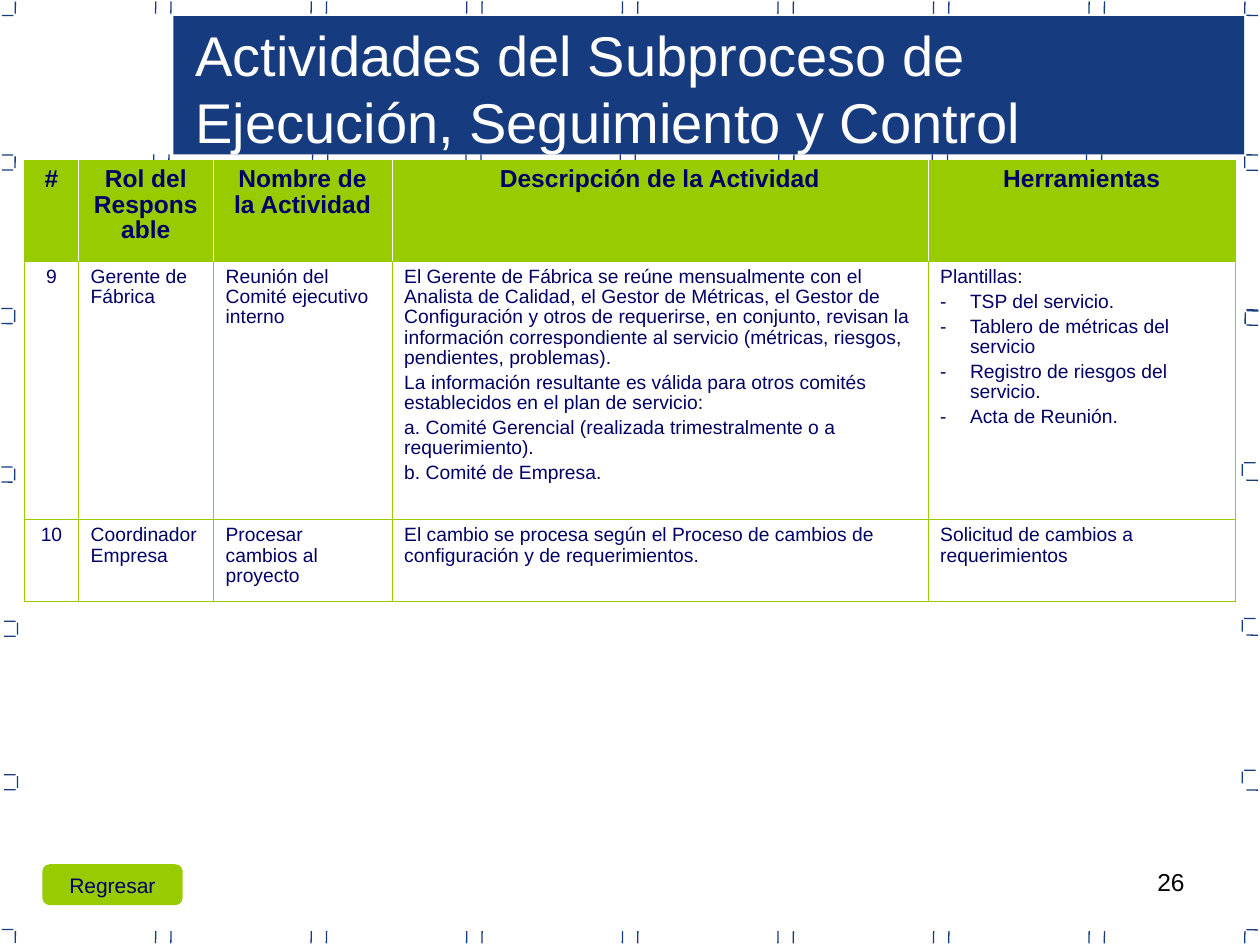
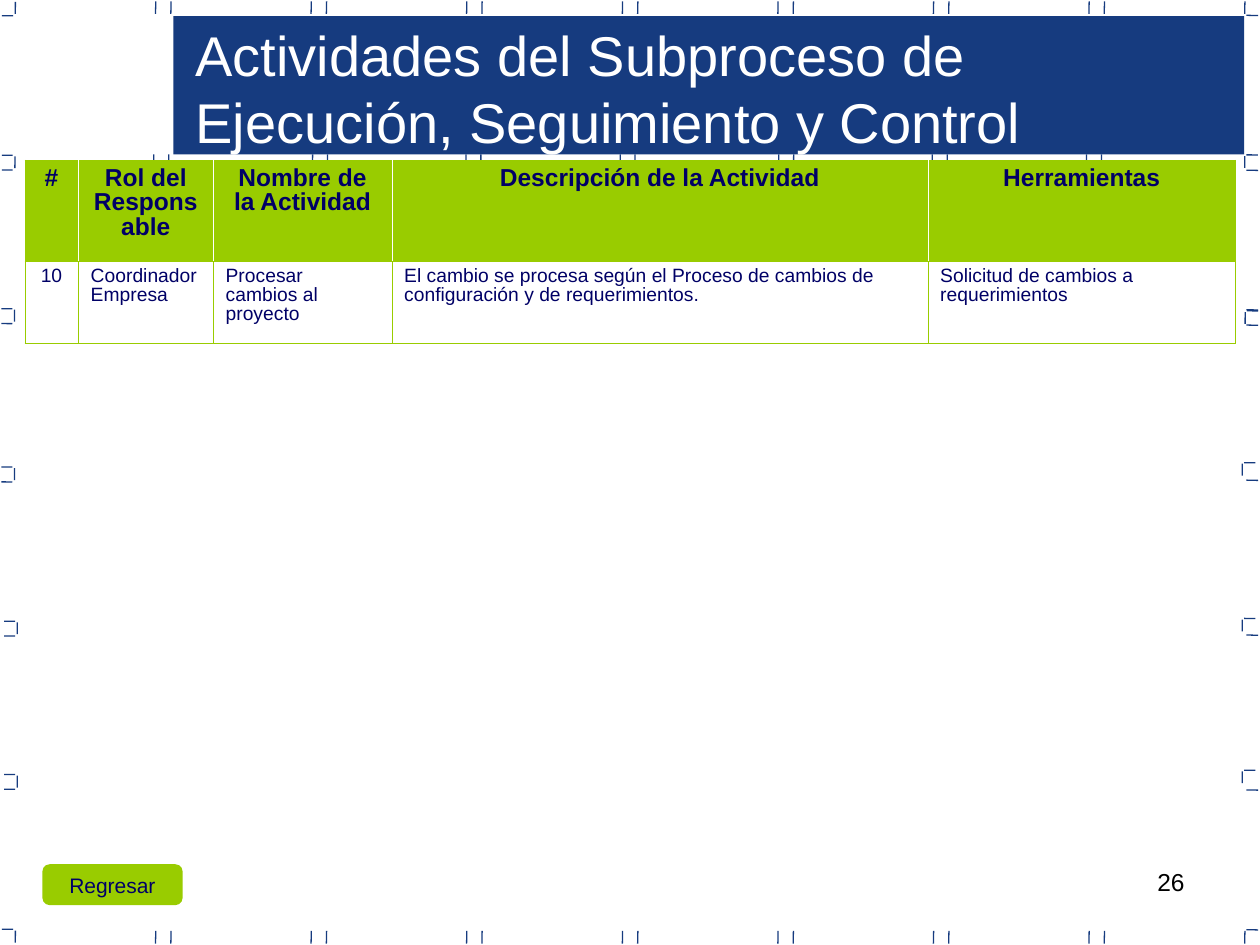
Before and after one commit to jcbv/WilsonStore, a slide deck: slide 26 of Documentacion/Area PP_PMC/Proceso de gestion de proyectos PP-PMC.ppt. Drawn at 1260x945 pixels with LibreOffice and Linux fonts; fonts in the diff are those of the drawing. Boxes give left, top, right and bottom in pixels: in the first picture for what was removed or moved away, otherwise in the second. Text is boxed around its words. In the diff, an @@ line names an element or a change of style, - is before the commit and + after.

Commit message:
Plan de gestion de proyectos

```diff
--- a/Documentacion/Area PP_PMC/Proceso de gestion de proyectos PP-PMC.ppt
+++ b/Documentacion/Area PP_PMC/Proceso de gestion de proyectos PP-PMC.ppt
@@ table at box(25, 160, 1236, 344) @@
-row 2: 9 | Gerente de Fábrica | Reunión del Comité ejecutivo interno | El Gerente de Fábrica se reúne mensualmente con el Analista de Calidad, el Gestor de Métricas, el Gestor de Configuración y otros de requerirse, en conjunto, revisan la información correspondiente al servicio (métricas, riesgos, pendientes, problemas). / La información resultante es válida para otros comités establecidos en el plan de servicio: / a. Comité Gerencial (realizada trimestralmente o a requerimiento). / b. Comité de Empresa. | Plantillas: / TSP del servicio. / Tablero de métricas del servicio / Registro de riesgos del servicio. / Acta de Reunión.
```
Also in this commit, not shown: 31 other slides changed.
